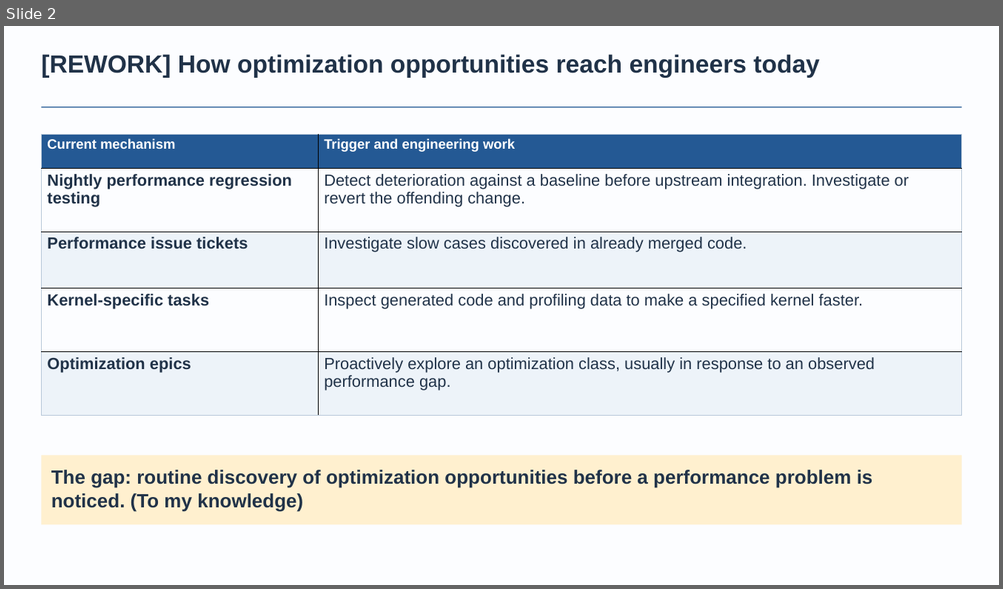
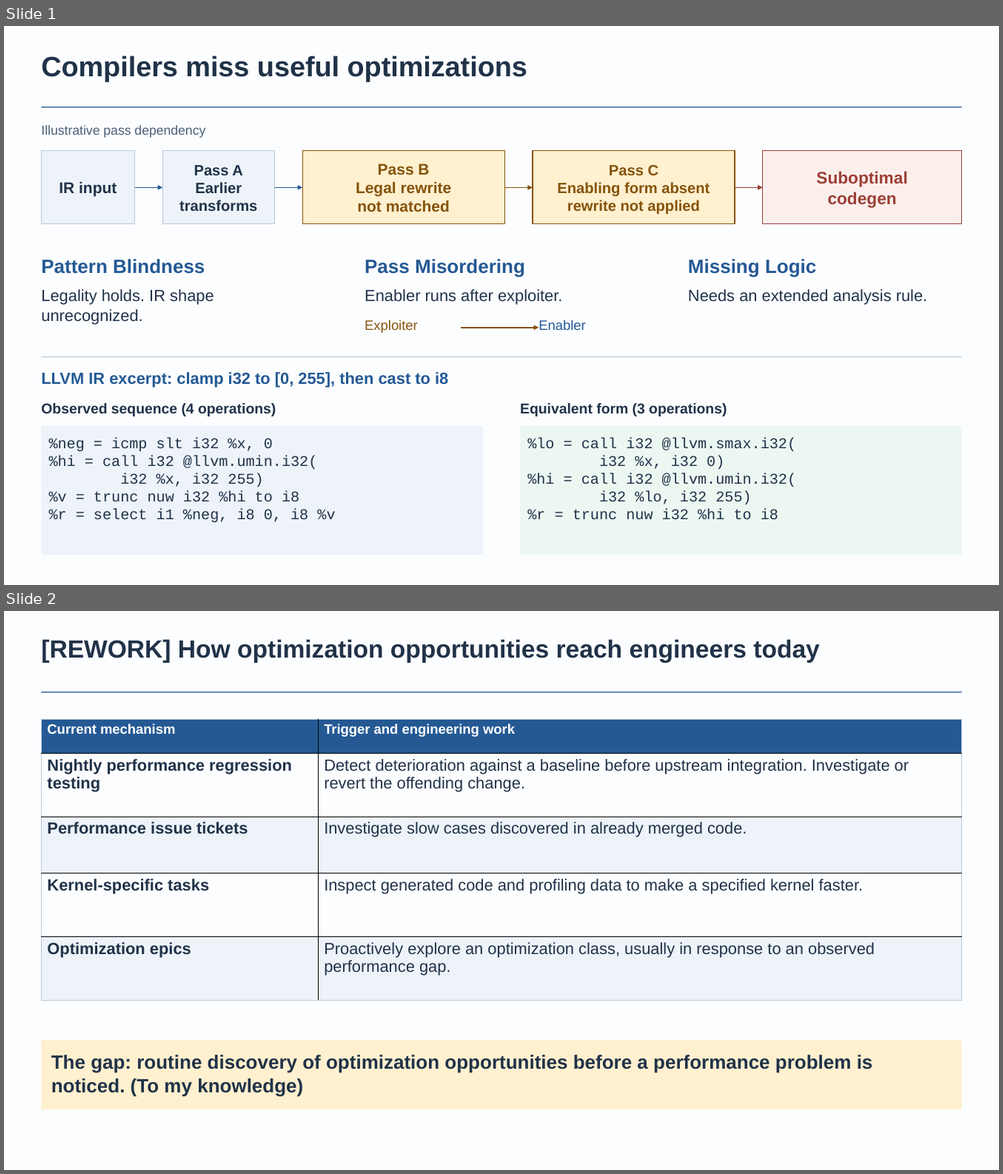
Before and after one commit to BonZirka/ascend-npu-optimization-research, a slide deck: output/ascend-optimization-pitch/ascend-optimization-technical.pptx. Shown one above the other, each under a label of ours: slide 2 before the commit, slides 1 and 2 after it. The pictures are 1003x589 and 1003x1174 pixels, drawn with LibreOffice and Linux fonts; fonts in the diff are those of the drawing. Boxes give left, top, right and bottom in pixels: in the first picture for what was removed or moved away, otherwise in the second. Text is boxed around its words. In the diff, an @@ line names an element or a change of style, - is before the commit and + after.

Commit message:
Illustrate slide one with pass dependencies and real LLVM IR
Replace the paragraph with an editable dependency diagram, condense the three mechanisms, remove the footer and use the documented clamp case as a concrete anchor. Keep legality separate from matching and preserve all other slides.

```diff
--- a/output/ascend-optimization-pitch/ascend-optimization-technical.pptx
+++ b/output/ascend-optimization-pitch/ascend-optimization-technical.pptx
@@ slide 1 added at (4,26,999,585), background #FCFDFF @@
@@ text added at (41,56,527,82), 33.8 pt, text #203248, bold @@
+Compilers miss useful optimizations
@@ rectangle added at (41,107,961,107), fill #245994 @@
@@ text added at (41,125,205,138), 15.8 pt, text #4B6178 @@
+Illustrative pass dependency
@@ rectangle added at (41,151,134,224), fill #EDF3F9, outline #B8C8D9 0.98 pt, 18.8 pt, text #203248, bold @@
+IR input
@@ rectangle added at (162,151,275,224), fill #EDF3F9, outline #B8C8D9 0.98 pt, 18 pt, text #203248, bold @@
+Pass A
+Earlier transforms
@@ rectangle added at (302,151,504,224), fill #FFF0CF, outline #85530B 0.98 pt, 18.8 pt, text #85530B, bold @@
+Pass B
+Legal rewrite
+not matched
@@ rectangle added at (532,151,734,224), fill #FFF0CF, outline #85530B 0.98 pt, 18 pt, text #85530B, bold @@
+Pass C
+Enabling form absent
+rewrite not applied
@@ rectangle added at (762,151,961,224), fill #FBEFEC, outline #9C3F36 0.98 pt, 20.2 pt, text #9C3F36, bold @@
+Suboptimal
+codegen
@@ arrow added from (135, 187) to (162, 187), #245994 1.5 pt @@
@@ arrow added from (274, 187) to (302, 187), #245994 1.5 pt @@
@@ arrow added from (504, 187) to (532, 187), #85530B 1.5 pt @@
@@ arrow added from (734, 187) to (762, 187), #9C3F36 1.5 pt @@
@@ text added at (41,259,205,274), 23.2 pt, text #245994, bold @@
+Pattern Blindness
@@ text added at (364,259,525,278), 23.2 pt, text #245994, bold @@
+Pass Misordering
@@ text added at (688,259,816,278), 23.2 pt, text #245994, bold @@
+Missing Logic
@@ text added at (41,289,214,324), 19.5 pt, text #203248 @@
+Legality holds. IR shape unrecognized.
@@ text added at (364,289,563,305), 19.5 pt, text #203248 @@
+Enabler runs after exploiter.
@@ text added at (688,289,927,305), 19.5 pt, text #203248 @@
+Needs an extended analysis rule.
@@ text added at (364,320,418,333), 16.5 pt, text #85530B @@
+Exploiter
@@ arrow added from (461, 328) to (538, 328), #85530B 1.5 pt @@
@@ text added at (538,320,585,330), 16.5 pt, text #245994 @@
+Enabler
@@ rectangle added at (41,357,961,357), fill #B8C8D9 @@
@@ text added at (41,372,448,388), 19.5 pt, text #245994, bold @@
+LLVM IR excerpt: clamp i32 to [0, 255], then cast to i8
@@ text added at (41,403,276,417), 17.2 pt, text #203248, bold @@
+Observed sequence (4 operations)
@@ text added at (520,403,726,417), 17.2 pt, text #203248, bold @@
+Equivalent form (3 operations)
@@ rectangle added at (41,426,483,555), fill #EDF3F9, 18 pt, text #203248 @@
+%neg = icmp slt i32 %x, 0
+%hi = call i32 @llvm.umin.i32(
+i32 %x, i32 255)
+%v = trunc nuw i32 %hi to i8
+%r = select i1 %neg, i8 0, i8 %v
@@ rectangle added at (520,426,962,555), fill #EDF7F2, 18 pt, text #203248 @@
+%lo = call i32 @llvm.smax.i32(
+i32 %x, i32 0)
+%hi = call i32 @llvm.umin.i32(
+i32 %lo, i32 255)
+%r = trunc nuw i32 %hi to i8
```
Also in this commit, not shown: 1 slide removed, 4 other files.
